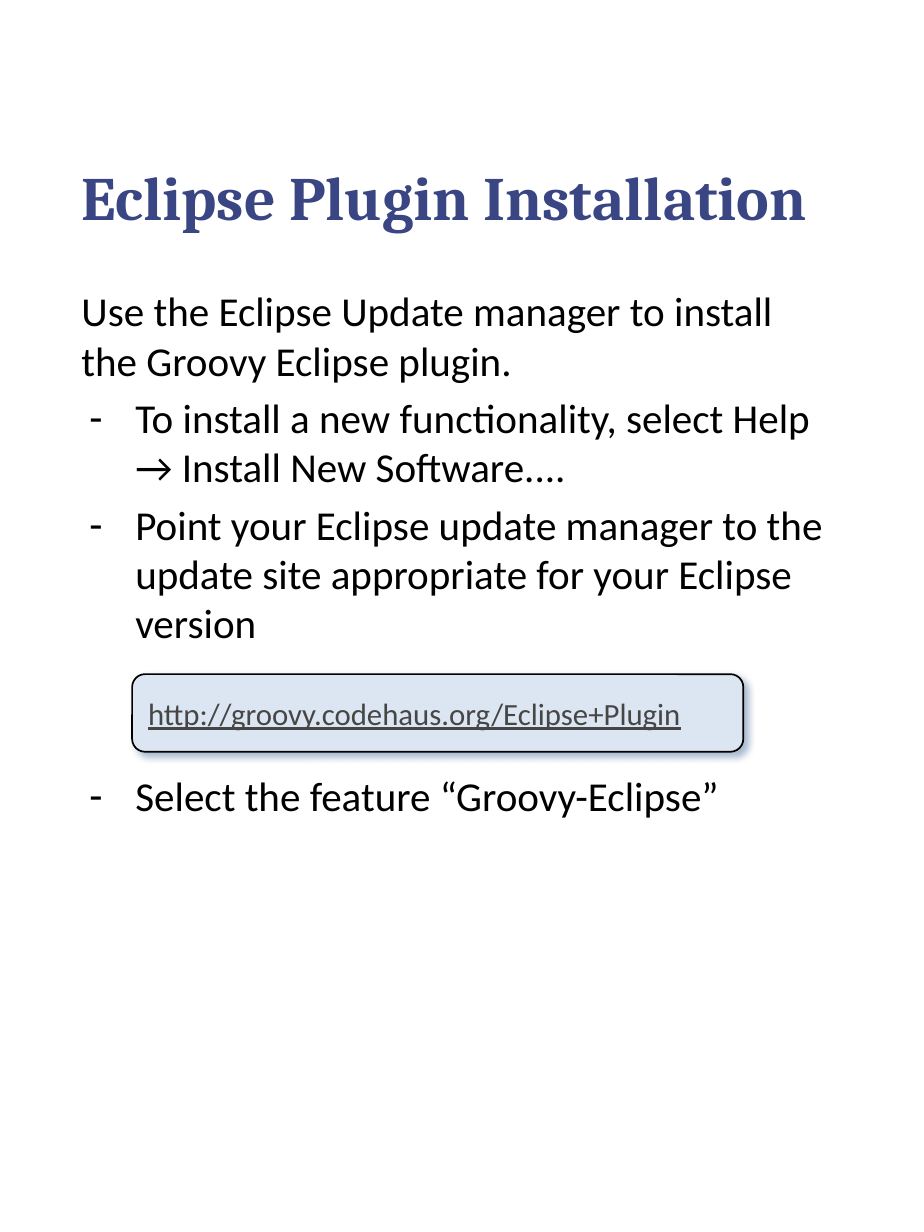
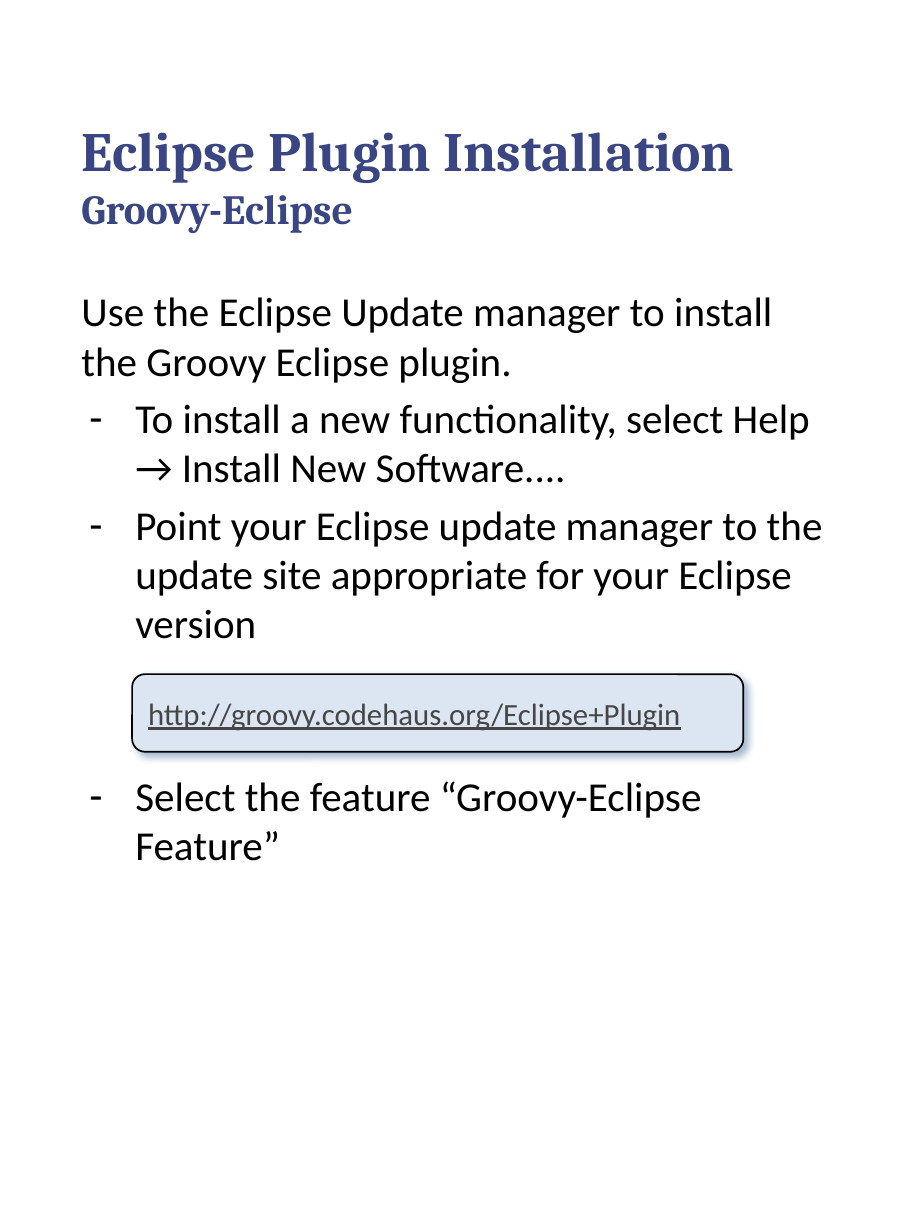
Before and after one commit to callistaenterprise/groovy-tdd-cadec, a slide deck: slide 8 of docs/goovy-tdd-installation.pptx. Drawn at 924x1232 pixels with LibreOffice and Linux fonts; fonts in the diff are those of the drawing; background and template pictures are left out. Boxes give left, top, right and bottom in pixels: in the first picture for what was removed or moved away, otherwise in the second. Text is boxed around its words. In the diff, an @@ line names an element or a change of style, - is before the commit and + after.

```diff
--- a/docs/goovy-tdd-installation.pptx
+++ b/docs/goovy-tdd-installation.pptx
@@ title at [81, 132, 734, 233]: text changed; size 36 to 32.4 pt @@
-Eclipse Plugin Installation
+Eclipse Plugin Installation
+Groovy-Eclipse
@@ text at [135, 781, 702, 861]: text changed @@
-– Select the feature “Groovy-Eclipse”
+– Select the feature “Groovy-Eclipse Feature”
```
Also in this commit, not shown: 1 slide added.
